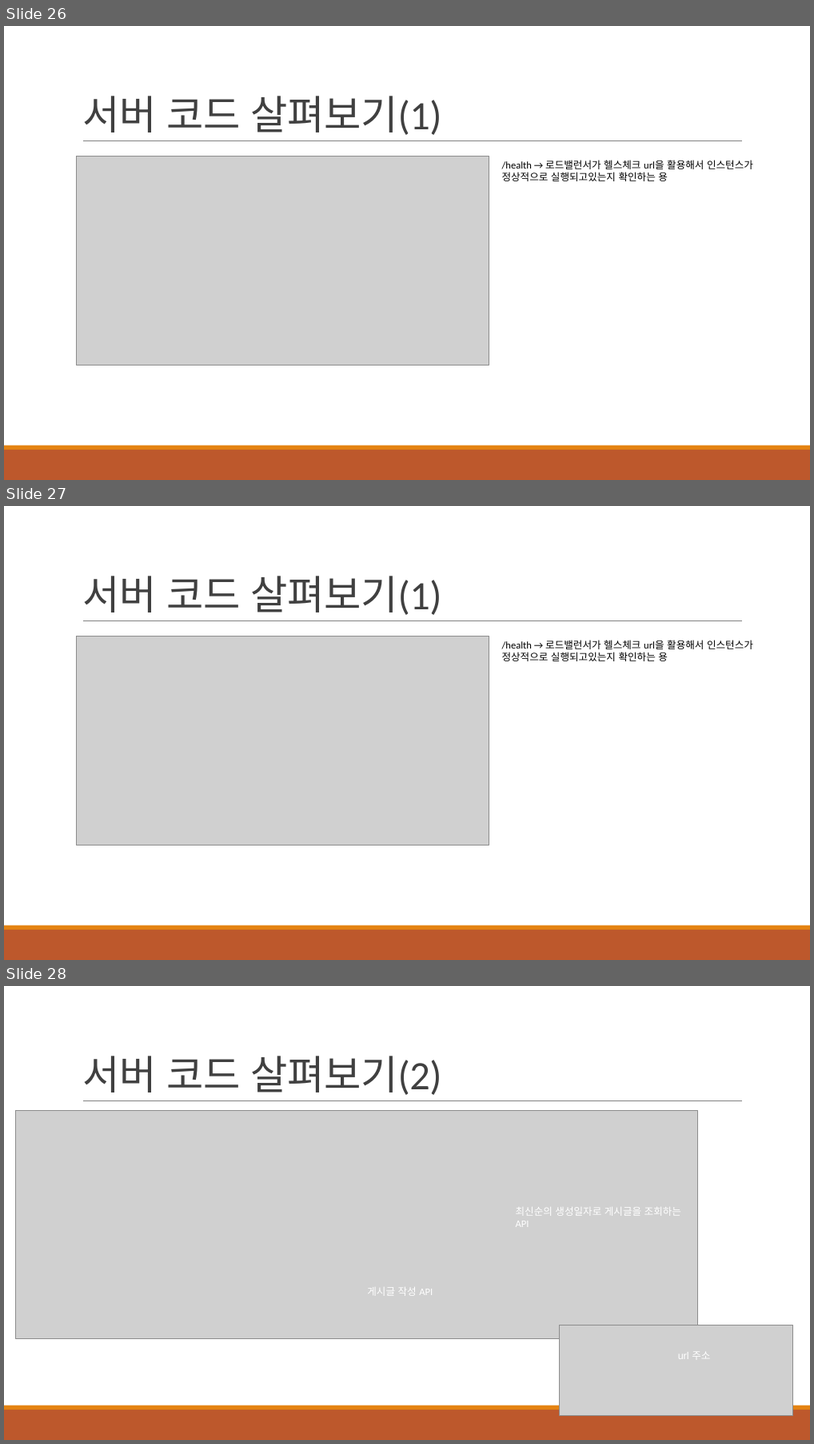
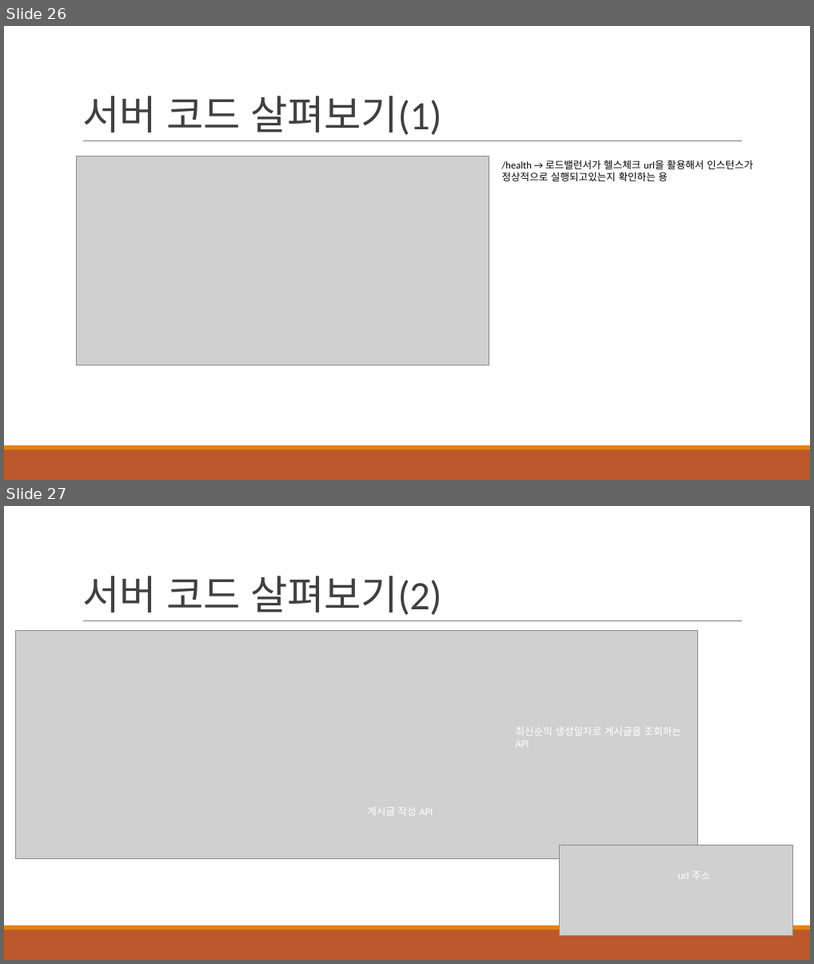
Before and after one commit to khb3025/study-load-test, a slide deck: ppt/2.병목지점, 부하테스트 흐름, AWS테스트 환경 구축.pptx. Shown one above the other, each under a label of ours: slides 26, 27 and 28 before the commit, slides 26 and 27 after it. The pictures are 814x1444 and 814x964 pixels, drawn with LibreOffice and Linux fonts; fonts in the diff are those of the drawing; grey boxes stand for pictures. Boxes give left, top, right and bottom in pixels: in the first picture for what was removed or moved away, otherwise in the second. Text is boxed around its words. In the diff, an @@ line names an element or a change of style, - is before the commit and + after.

```diff
--- a/ppt/2.병목지점, 부하테스트 흐름, AWS테스트 환경 구축.pptx
+++ b/ppt/2.병목지점, 부하테스트 흐름, AWS테스트 환경 구축.pptx
@@ slide 27 removed at <box>4,506,810,960</box>, background #FFFFFF; not listed: 3 template elements that a slide beside it also shows @@
@@ title removed at <box>82,576,442,615</box> @@
-서버 코드 살펴보기(1)
@@ picture removed at <box>77,636,489,844</box> @@
@@ text removed at <box>502,640,754,661</box> @@
-/health → 로드밸런서가 헬스체크 url을 활용해서 인스턴스가 정상적으로 실행되고있는지 확인하는 용
@@ what was slide 28 is now slide 27 @@
```
Also in this commit, not shown: 3 other files.
